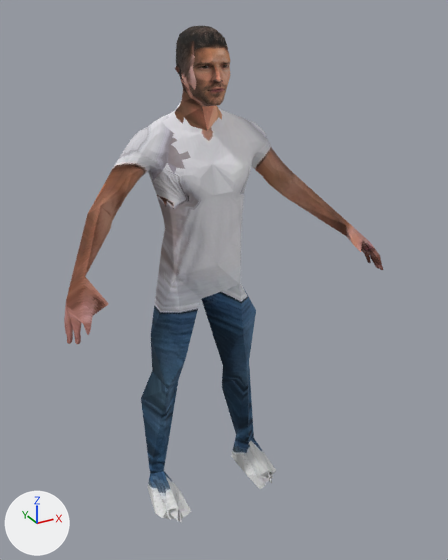
The Blender file styles/zawdog/humans/owner/owner.blend, before and after one commit.
The view is the same before and after, from a 50 mm lens placed at (-0.92, -1.864, 1.82), pointed at (0.035, -0.128, 0.951). Arrows for +X, +Y and +Z are at lower left; the lights stay in place. The picture after the commit comes second.

Objects in the first picture: 'owner_body'.
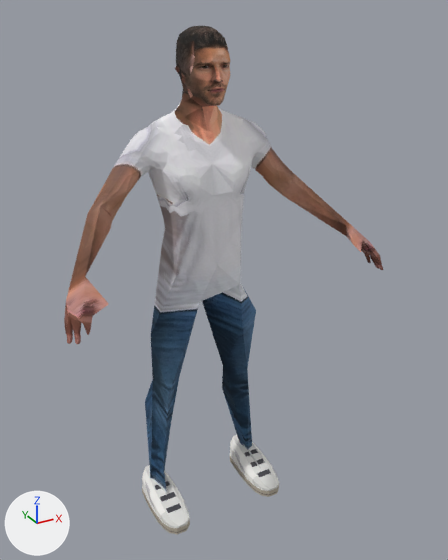
Boxes (x1, y1, x2, y2) around the edits, measured in the pictures (448 x 560 px; the box of a moved part takes in the faces that stretch with it):
'owner_body', reshaped: before (64, 26, 383, 523); after (64, 26, 383, 534)
part 1 of me_owner_body, added: after (230, 435, 279, 497)
part 2 of me_owner_body, moved or reshaped: before (141, 265, 276, 523); after (142, 265, 261, 534)
part 3 of me_owner_body, reshaped: before (147, 40, 260, 184); after (147, 38, 272, 189)
part 4 of me_owner_body, surface changed: (64, 69, 225, 338) in both
part 5 of me_owner_body, recoloured (white to brown): (174, 69, 225, 151) in both

Edits to the bpy script that builds the scene:
```text
Add img_shoe_png:
    img_shoe_png = load_image('shoe.png', '_unpacked/shoe.png', 128, 128, 'sRGB')
Add mat_owner_shoe:
    mat_owner_shoe = principled_material('owner_shoe')
    mat_owner_shoe.texture = img_shoe_png
    mat_owner_shoe.roughness = 0.9
Change me_owner_body:
    used by ob_owner_body; location = (0.0, 0.0, 0.0)
    remove me_owner_body.from_pydata(...)  # 2168 vertices, 2700 faces; spans x -0.57..0.57, y -0.38..0.1, z 0.01..1.77
    add me_owner_body.from_pydata(...)  # 2328 vertices, 2823 faces; spans x -0.57..0.57, y -0.38..0.1, z 0.0..1.77
    me_owner_body part 1: a new loose piece of 80 vertices spanning x 0.14..0.27, y -0.23..0.06, z 0.0..0.1, in mat_owner_shoe (picture img_shoe_png)
    me_owner_body part 2: 3 vertices moved from x -0.19..0.17, y -0.07..0.07, z 0.39..0.57 to x -0.21..0.17, y -0.08..0.06, z 0.41..0.58; 51 vertices removed from x -0.27..0.27, y -0.23..0.06, z 0.01..0.89; 103 vertices added at x -0.27..0.23, y -0.23..0.06, z 0.0..0.88
    me_owner_body part 3: 2 vertices moved within x -0.06..0.03, y -0.13..-0.02, z 1.53..1.68; 12 vertices removed from x -0.16..0.24, y -0.14..0.08, z 1.19..1.71; 40 vertices added at x -0.18..0.27, y -0.14..0.08, z 1.18..1.72
    me_owner_body part 4: 892 kept faces spanning x -0.57..0.19, y -0.38..0.09, z 0.96..1.66 get new texture (UV) coordinates
    me_owner_body part 5: 59 faces spanning x -0.11..0.1, y -0.15..-0.03, z 1.36..1.66 switch from mat_owner_sheet (picture img_sheet_bleed_png) to mat_owner_face (picture img_neutral_png)
    other edits to the shape of me_owner_body do not show in these pictures
    add me_owner_body.materials.append(mat_owner_shoe)  # picture img_shoe_png
```
